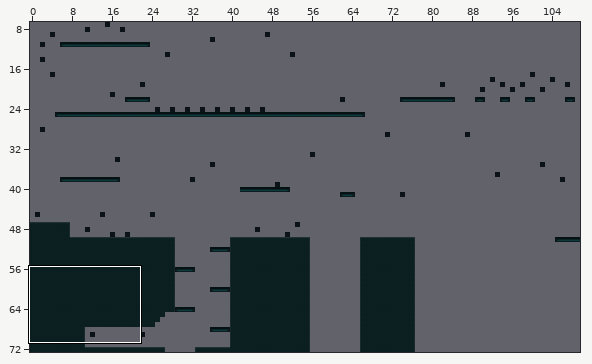
Tiled map, stored at tilemaps/backgroundFinal.tmx. Above, an overview of the earlier version with the close-up marked.
Close-up. Before:
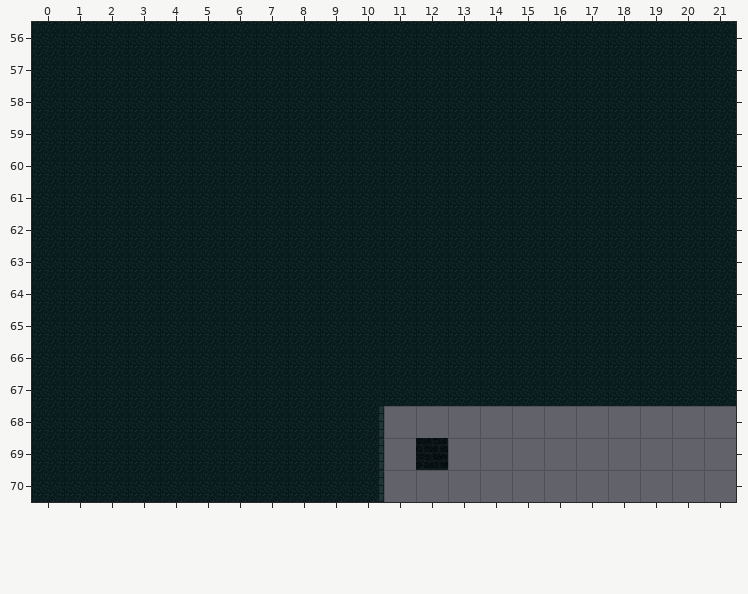
Cells are 32x32 px. Shown: x 0..21, y 56..70. The commit also changed other parts of the map, which this record leaves out.
The same view after the edit:
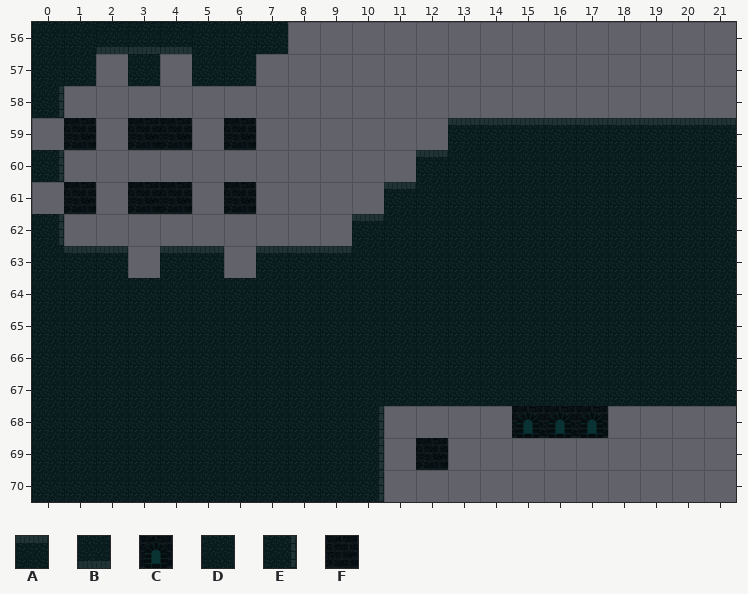
Key: from "bgSpriteSheet": A 1, B 1 turned 180, C 4, D 9, E 10, F 24.
_ is an empty cell.
The edit:
Layer "Tile Layer 1":
y 56: x 2..4 DDD -> BBB; x 8..21 DDDDDDDDDDDDDD -> ______________
y 57: x 2 D -> _; x 4 D -> _; x 7..21 DDDDDDDDDDDDDDD -> _______________
y 58: x 0..21 DDDDDDDDDDDDDDDDDDDDDD -> E_____________________
y 59: x 0..21 DDDDDDDDDDDDDDDDDDDDDD -> _F_FF_F______AAAAAAAAA
y 60: x 0..12 DDDDDDDDDDDDD -> E___________A
y 61: x 0..11 DDDDDDDDDDDD -> _F_FF_F____A
y 62: x 0..10 DDDDDDDDDDD -> E_________A
y 63: x 1..9 DDDDDDDDD -> AA_AA_AAA
y 68: x 15..17 ___ -> CCC
Where, in picture pixels (left, top, right, bottom), the same in both close-ups:
changed: (32, 22, 736, 278)
added: (512, 406, 608, 438)
